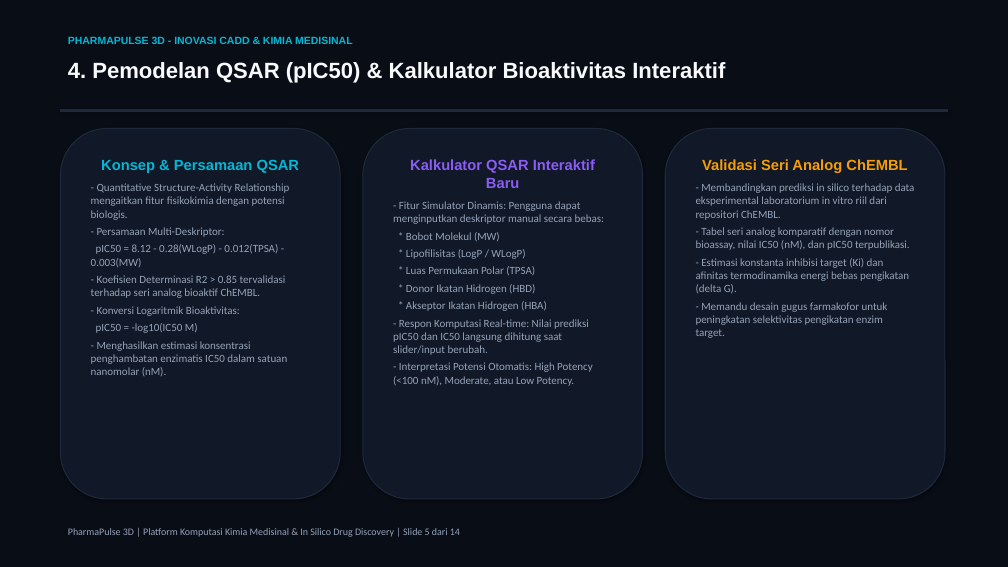
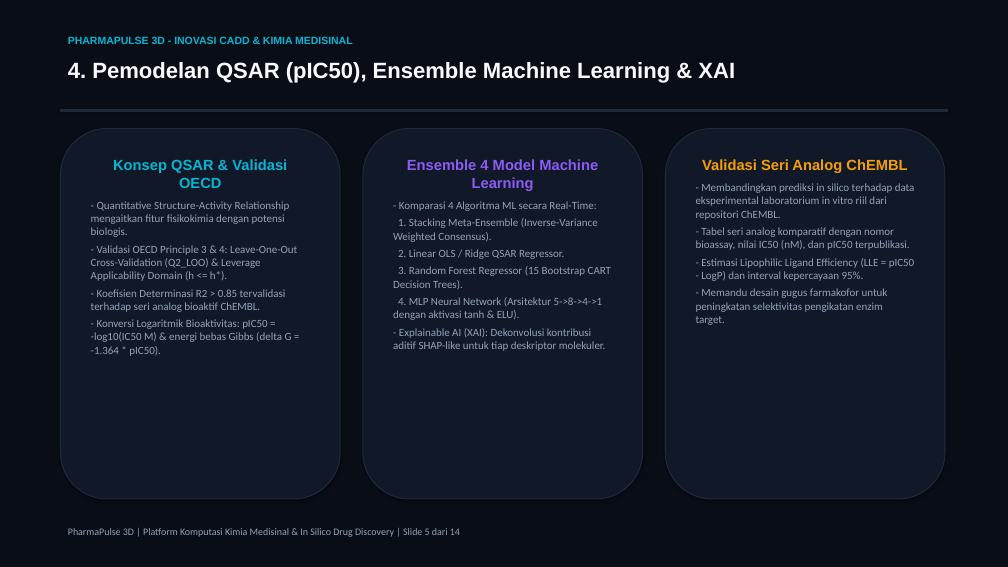
Before and after one commit to novarani1511/pharmapulse-3d, a slide deck: slide 5 of Presentasi_PharmaPulse_3D.pptx. Drawn at 1008x567 pixels with LibreOffice and Linux fonts; fonts in the diff are those of the drawing. Boxes give left, top, right and bottom in pixels: in the first picture for what was removed or moved away, otherwise in the second. Text is boxed around its words. In the diff, an @@ line names an element or a change of style, - is before the commit and + after.

Commit message:
feat: Tambahkan komparasi 4 model Machine Learning Ensemble (Stacking, OLS/Ridge, Random Forest 15-Tree, MLP Neural Network) pada kalkulator QSAR

```diff
--- a/Presentasi_PharmaPulse_3D.pptx
+++ b/Presentasi_PharmaPulse_3D.pptx
@@ text at <box>68,62,735,83</box>: text changed @@
-4. Pemodelan QSAR (pIC50) & Kalkulator Bioaktivitas Interaktif
+4. Pemodelan QSAR (pIC50), Ensemble Machine Learning & XAI
@@ text in rounded rectangle at <box>113,159,287,188</box>: text changed @@
-Konsep & Persamaan QSAR
+Konsep QSAR & Validasi OECD
@@ text in rounded rectangle at <box>393,159,611,351</box>: text changed @@
-Kalkulator QSAR Interaktif Baru
-- Fitur Simulator Dinamis: Pengguna dapat menginputkan deskriptor manual secara bebas:
-* Bobot Molekul (MW)
-* Lipofilisitas (LogP / WLogP)
-* Luas Permukaan Polar (TPSA)
-* Donor Ikatan Hidrogen (HBD)
-* Akseptor Ikatan Hidrogen (HBA)
-- Respon Komputasi Real-time: Nilai prediksi pIC50 dan IC50 langsung dihitung saat slider/input berubah.
-- Interpretasi Potensi Otomatis: High Potency (<100 nM), Moderate, atau Low Potency.
+Ensemble 4 Model Machine Learning
+- Komparasi 4 Algoritma ML secara Real-Time:
+1. Stacking Meta-Ensemble (Inverse-Variance Weighted Consensus).
+2. Linear OLS / Ridge QSAR Regressor.
+3. Random Forest Regressor (15 Bootstrap CART Decision Trees).
+4. MLP Neural Network (Arsitektur 5->8->4->1 dengan aktivasi tanh & ELU).
+- Explainable AI (XAI): Dekonvolusi kontribusi aditif SHAP-like untuk tiap deskriptor molekuler.
@@ text in rounded rectangle at <box>91,245,297,281</box>: text changed @@
-- Persamaan Multi-Deskriptor:
-pIC50 = 8.12 - 0.28(WLogP) - 0.012(TPSA) - 0.003(MW)
+- Validasi OECD Principle 3 & 4: Leave-One-Out Cross-Validation (Q2_LOO) & Leverage Applicability Domain (h <= h*).
@@ text in rounded rectangle at <box>701,258,914,281</box>: text changed @@
-- Estimasi konstanta inhibisi target (Ki) dan afinitas termodinamika energi bebas pengikatan (delta G).
+- Estimasi Lipophilic Ligand Efficiency (LLE = pIC50 - LogP) dan interval kepercayaan 95%.
@@ text in rounded rectangle at <box>91,319,292,356</box>: text changed @@
-- Konversi Logaritmik Bioaktivitas:
-pIC50 = -log10(IC50 M)
-- Menghasilkan estimasi konsentrasi penghambatan enzimatis IC50 dalam satuan nanomolar (nM).
+- Konversi Logaritmik Bioaktivitas: pIC50 = -log10(IC50 M) & energi bebas Gibbs (delta G = -1.364 * pIC50).
```
Also in this commit, not shown: 8 other files.
